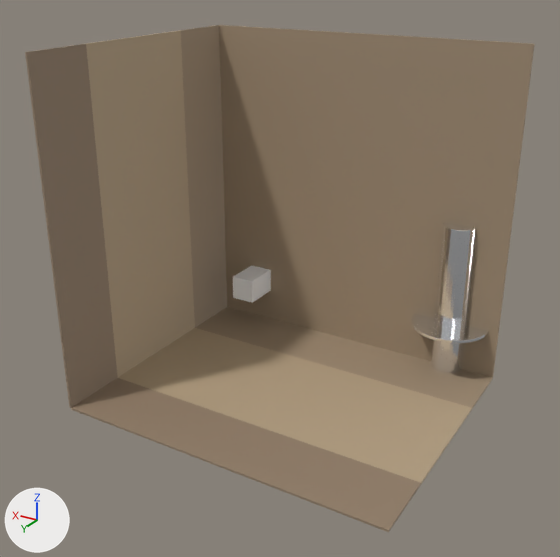
What one commit did to the Blender file blender/model-b-bathroom-lg.blend.
The view is the same before and after, from a 50 mm camera at (-10.14, 21.42, 7.36) aimed at (0.38, 3.9, -1.4). Lighting does not change. The marker at lower left points along +X, +Y and +Z. The older version comes first.

Objects in the first picture: 'back_wall_feature__feature', 'back_wall_lower__lower', 'back_wall_upper__upper', 'floor__floor', 'right_wall_feature__feature', 'right_wall_lower__lower', 'right_wall_upper__upper', 'shower_base', 'shower_fixture', 'wc_fixture'.
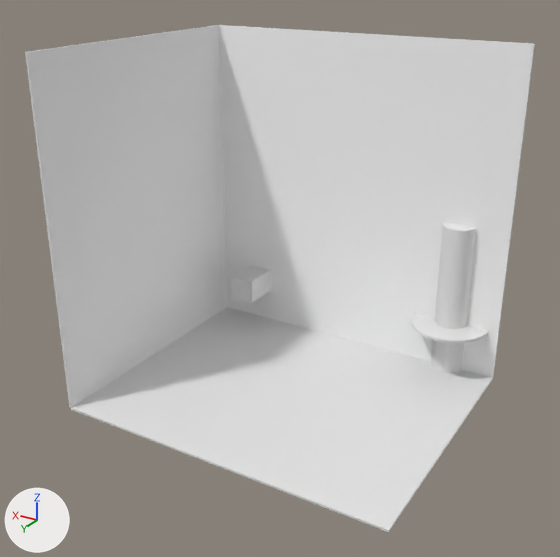
What differs and where, as boxes [x1, y1, x2, y2] in the pictures (560 x 557 px):
'floor__floor', recoloured (beige to white)
    both: [219, 25, 535, 378]
'right_wall_feature__feature', recoloured (beige to white)
    both: [86, 30, 195, 377]
'back_wall_feature__feature', recoloured (beige to white)
    both: [118, 328, 472, 484]
'right_wall_upper__upper', recoloured (brown to white)
    both: [25, 44, 118, 408]
'back_wall_upper__upper', recoloured (brown to white)
    both: [71, 378, 421, 532]
'right_wall_lower__lower', recoloured (beige to white)
    both: [180, 25, 227, 327]
'back_wall_lower__lower', recoloured (beige to white)
    both: [195, 307, 493, 409]
'shower_fixture', recoloured (lighter)
    both: [431, 222, 476, 373]
'shower_base', recoloured (lighter)
    both: [411, 314, 488, 343]

The change in detail:
Material 'mat_shower_base' (mat_mat_shower_base) is new.
Its base color is (0.8, 0.8, 0.8) (white #e7e7e7).
Material 'mat_shower_fixture' (mat_mat_shower_fixture) is new.
Its base color is (0.8, 0.8, 0.8) (white #e7e7e7).
Material 'mat_right_wall_upper__upper' (mat_mat_right_wall_upper__upper) is new.
Its base color is (0.8, 0.8, 0.8) (white #e7e7e7).
Material 'mat_right_wall_feature__feature' (mat_mat_right_wall_feature__feature) is new.
Its base color is (0.8, 0.8, 0.8) (white #e7e7e7).
Material 'mat_right_wall_lower__lower' (mat_mat_right_wall_lower__lower) is new.
Its base color is (0.8, 0.8, 0.8) (white #e7e7e7).
Material 'mat_back_wall_upper__upper' (mat_mat_back_wall_upper__upper) is new.
Its base color is (0.8, 0.8, 0.8) (white #e7e7e7).
Material 'mat_back_wall_feature__feature' (mat_mat_back_wall_feature__feature) is new.
Its base color is (0.8, 0.8, 0.8) (white #e7e7e7).
Material 'mat_back_wall_lower__lower' (mat_mat_back_wall_lower__lower) is new.
Its base color is (0.8, 0.8, 0.8) (white #e7e7e7).
Material 'mat_white_floor' (mat_mat_white_floor) is new.
Its base color is (1.0, 1.0, 1.0) (white #ffffff).
Its roughness is 0.25.
me_plane has 4 vertices, 1 face and spans x -5.0..5.0, y 0.0, z -5.0..5.0.
me_plane no longer uses material mat_zone_floor (beige #a28e76).
me_plane gains material mat_mat_white_floor (white #ffffff).
me_plane_001 has 4 vertices, 1 face and spans x -5.0..5.0, y 0.0..2.0, z -5.0.
me_plane_001 no longer uses material mat_zone_lower (beige #a28e76).
me_plane_001 gains material mat_mat_back_wall_lower__lower (white #e7e7e7).
me_plane_002 has 4 vertices, 1 face and spans x -5.0..5.0, y 2.0..6.0, z -5.0.
me_plane_002 no longer uses material mat_zone_feature (beige #b8a486).
me_plane_002 gains material mat_mat_back_wall_feature__feature (white #e7e7e7).
me_plane_003 has 4 vertices, 1 face and spans x -5.0..5.0, y 6.0..8.0, z -5.0.
me_plane_003 no longer uses material mat_zone_upper (brown #95816c).
me_plane_003 gains material mat_mat_back_wall_upper__upper (white #e7e7e7).
me_plane_004 has 4 vertices, 1 face and spans x 5.0, y 0.0..2.0, z -5.0..5.0.
me_plane_004 no longer uses material mat_zone_lower (beige #a28e76).
me_plane_004 gains material mat_mat_right_wall_lower__lower (white #e7e7e7).
me_plane_005 has 4 vertices, 1 face and spans x 5.0, y 2.0..6.0, z -5.0..5.0.
me_plane_005 no longer uses material mat_zone_feature (beige #b8a486).
me_plane_005 gains material mat_mat_right_wall_feature__feature (white #e7e7e7).
me_plane_006 has 4 vertices, 1 face and spans x 5.0, y 6.0..8.0, z -5.0..5.0.
me_plane_006 no longer uses material mat_zone_upper (brown #95816c).
me_plane_006 gains material mat_mat_right_wall_upper__upper (white #e7e7e7).
me_cylinder has 64 vertices, 34 faces and spans x -4.0..-3.0, y -0.5..0.5, z -6.75..-0.25.
me_cylinder no longer uses material mat_fixture (white #f6f7f9).
me_cylinder gains material mat_mat_shower_fixture (white #e7e7e7).
me_cylinder_001 has 64 vertices, 34 faces and spans x -4.7..-2.3, y -1.15..1.25, z -3.55..-3.45.
me_cylinder_001 no longer uses material mat_fixture (white #f6f7f9).
me_cylinder_001 gains material mat_mat_shower_base (white #e7e7e7).
